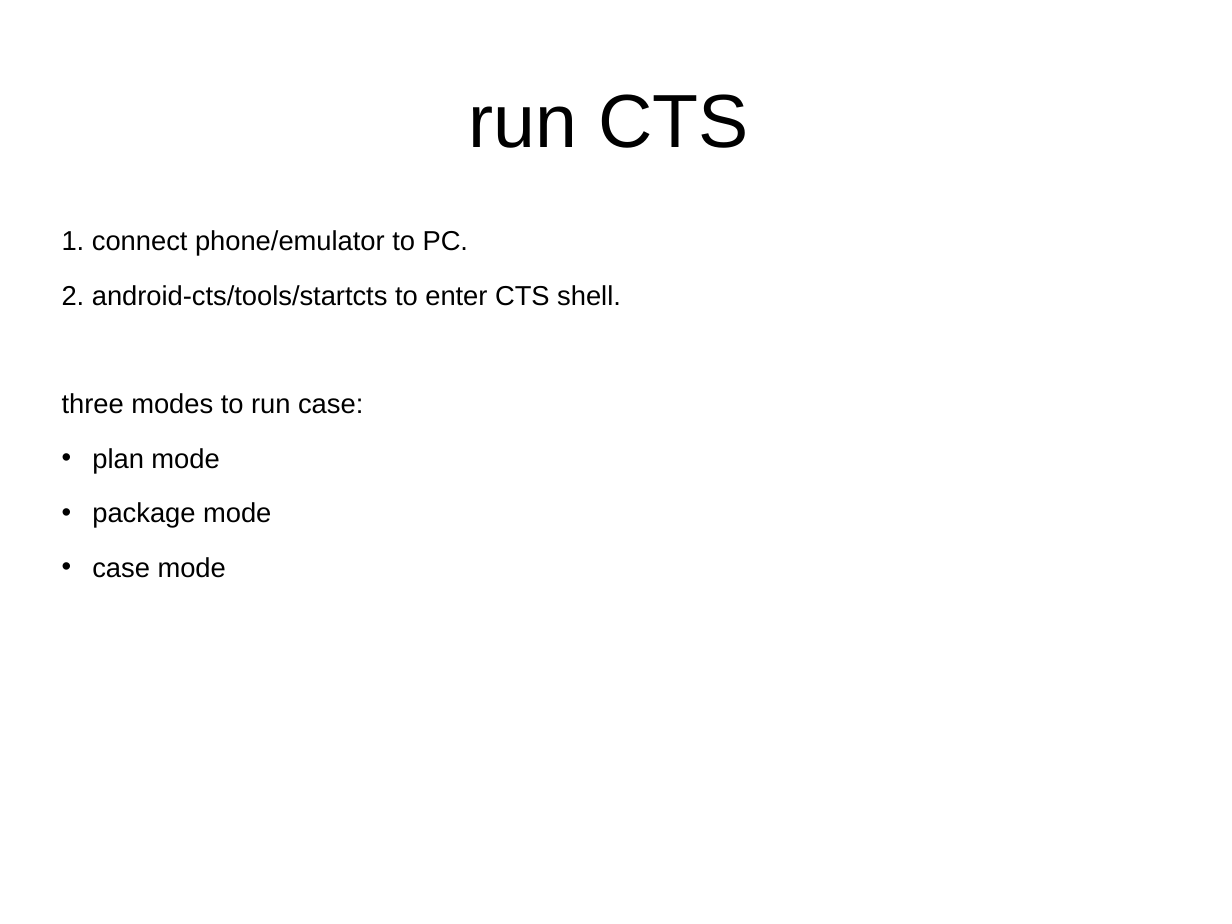
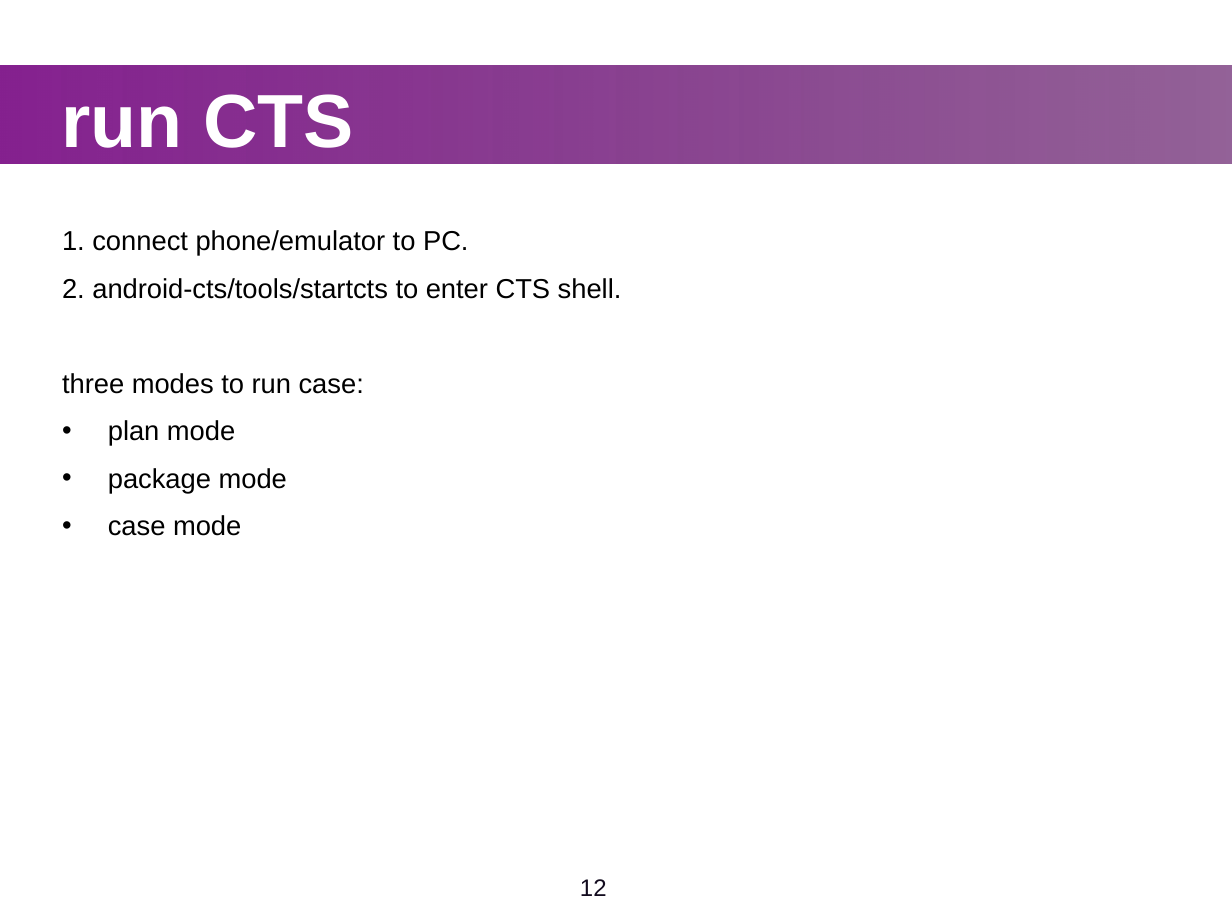
Before and after one commit to widerules/system-information, a slide deck: slide 12 of cts/CTS-training.ppt. Drawn at 1232x924 pixels with LibreOffice and Linux fonts; fonts in the diff are those of the drawing; background and template pictures are left out. Boxes give left, top, right and bottom in pixels: in the first picture for what was removed or moved away, otherwise in the second. Text is boxed around its words. In the diff, an @@ line names an element or a change of style, - is before the commit and + after.

Commit message:
jingtao: change style for all CTS slides

```diff
--- a/cts/CTS-training.ppt
+++ b/cts/CTS-training.ppt
@@ text "run CTS" at (62, 94, 354, 148): text colour #000000 to #FFFFFF, bold on; alignment centre to left @@
@@ rectangle added at (0, 65, 1232, 163), fill gradient #85218F to #611868 @@
@@ text "1. connect phone/emulator to PC." at (62, 230, 622, 536): indent changed; less space between paragraphs @@
@@ page number added at (580, 879, 607, 896), 14 pt, text #120B1E @@
+12
```
Also in this commit, not shown: 36 other slides changed, 2 slides added, 3 slides removed, 2 other files.
